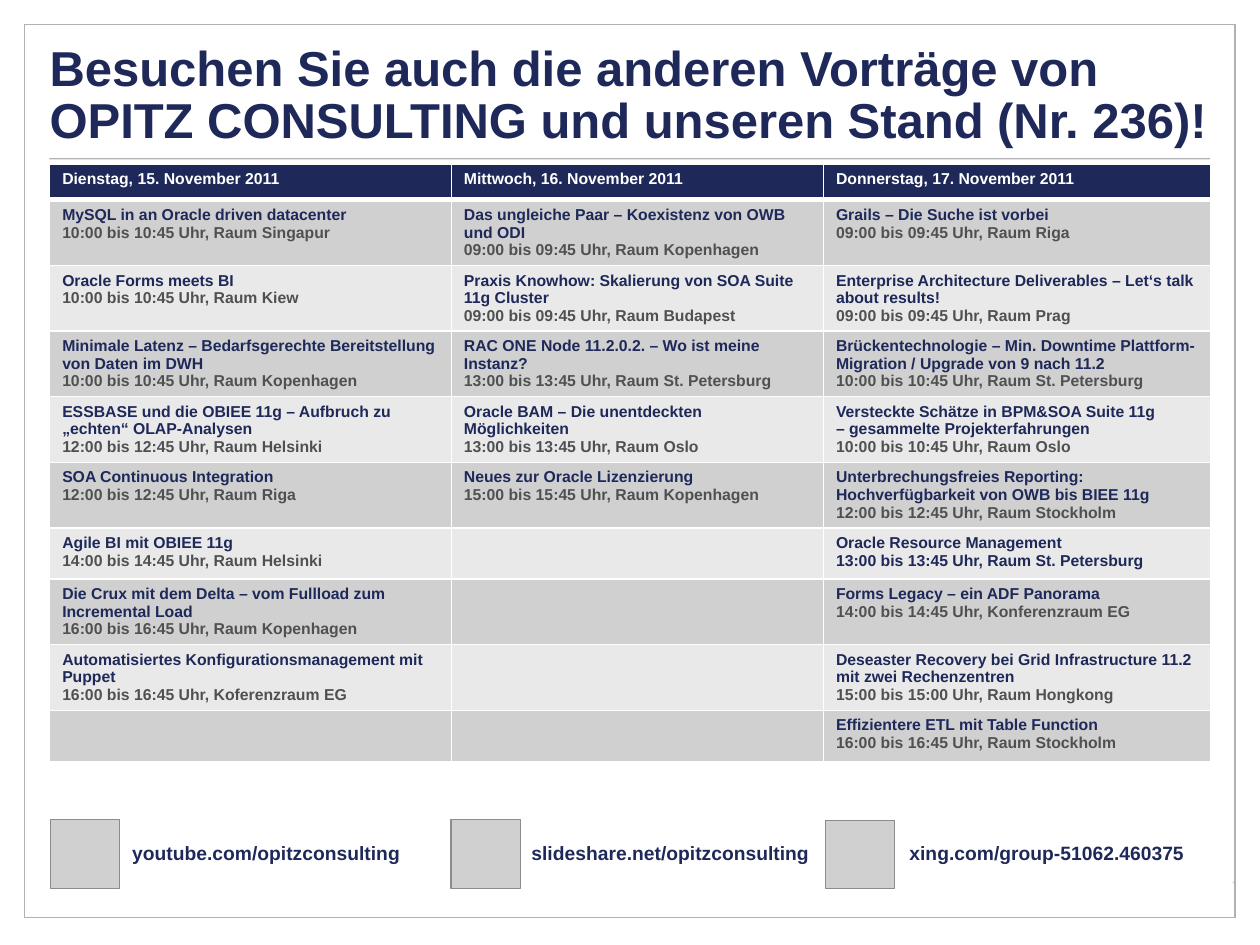
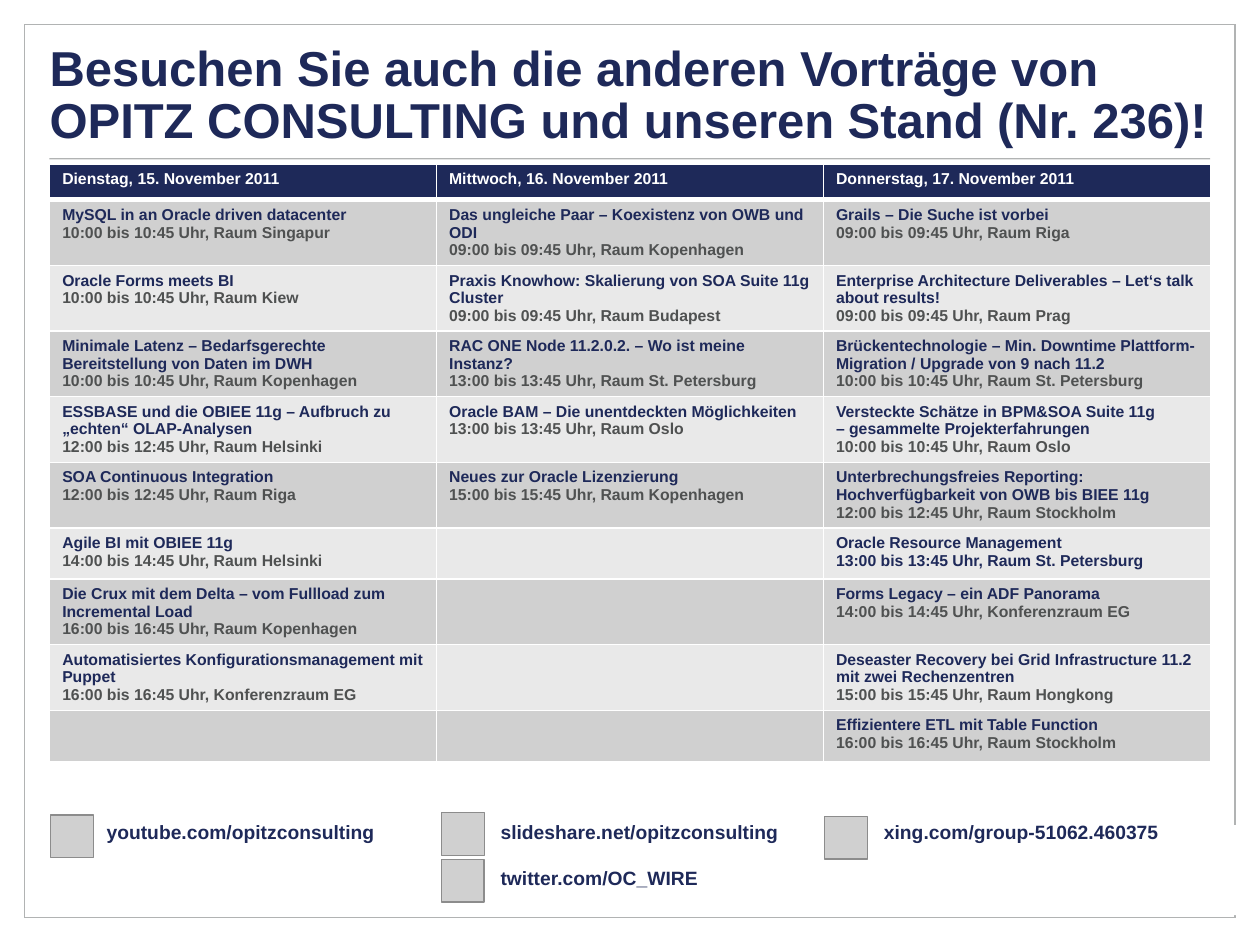
Before and after one commit to codescape/presentations, a slide deck: slide 4 of grails-die-suche-ist-vorbei/grails-doagkonferenz-2011.pptx. Drawn at 1260x945 pixels with LibreOffice and Linux fonts; fonts in the diff are those of the drawing; grey boxes stand for pictures; background and template pictures are left out. Boxes give left, top, right and bottom in pixels: in the first picture for what was removed or moved away, otherwise in the second. Text is boxed around its words. In the diff, an @@ line names an element or a change of style, - is before the commit and + after.

```diff
--- a/grails-die-suche-ist-vorbei/grails-doagkonferenz-2011.pptx
+++ b/grails-die-suche-ist-vorbei/grails-doagkonferenz-2011.pptx
@@ table at <box>49,164,1210,788</box> @@
-row 9, column 1: Automatisiertes Konfigurationsmanagement mit Puppet / 16:00 bis 16:45 Uhr, Koferenzraum EG
+row 9, column 1: Automatisiertes Konfigurationsmanagement mit Puppet / 16:00 bis 16:45 Uhr, Konferenzraum EG
-row 9, column 3: Deseaster Recovery bei Grid Infrastructure 11.2 mit zwei Rechenzentren / 15:00 bis 15:00 Uhr, Raum Hongkong
+row 9, column 3: Deseaster Recovery bei Grid Infrastructure 11.2 mit zwei Rechenzentren / 15:00 bis 15:45 Uhr, Raum Hongkong
@@ rectangle: place and size @@
-rectangle at <box>42,825,1234,915</box>
+rectangle at <box>35,825,1236,915</box>
@@ picture removed at <box>50,820,120,888</box> @@
@@ picture added at <box>50,815,93,858</box> @@
@@ text "youtube.com/opitzconsulting slideshare.net/opitzconsulting x ...": place and size @@
-text "youtube.com/opitzconsulting slideshare.net/opitzconsulting x ..." at <box>132,846,1183,864</box>
+text "youtube.com/opitzconsulting slideshare.net/opitzconsulting x ..." at <box>107,825,1158,888</box>
@@ picture: place and size @@
-picture at <box>451,820,520,888</box>
+picture at <box>441,813,484,856</box>
@@ picture removed at <box>825,820,895,888</box> @@
@@ picture added at <box>825,816,868,859</box> @@
@@ picture added at <box>441,859,484,902</box> @@
@@ text at <box>501,871,698,888</box>: paragraph added @@
+twitter.com/OC_WIRE
```
Also in this commit, not shown: 9 other slides changed, 1 other file.
